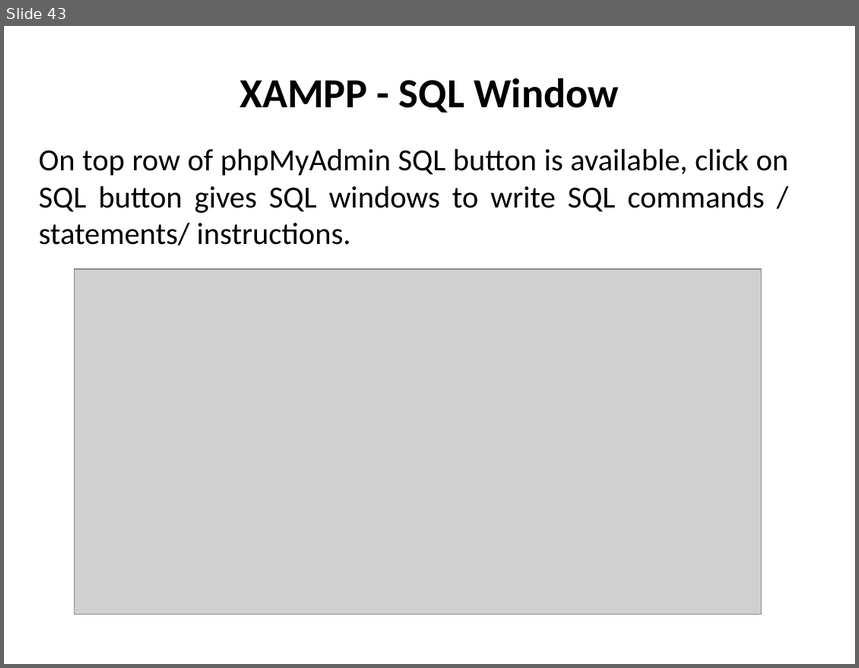
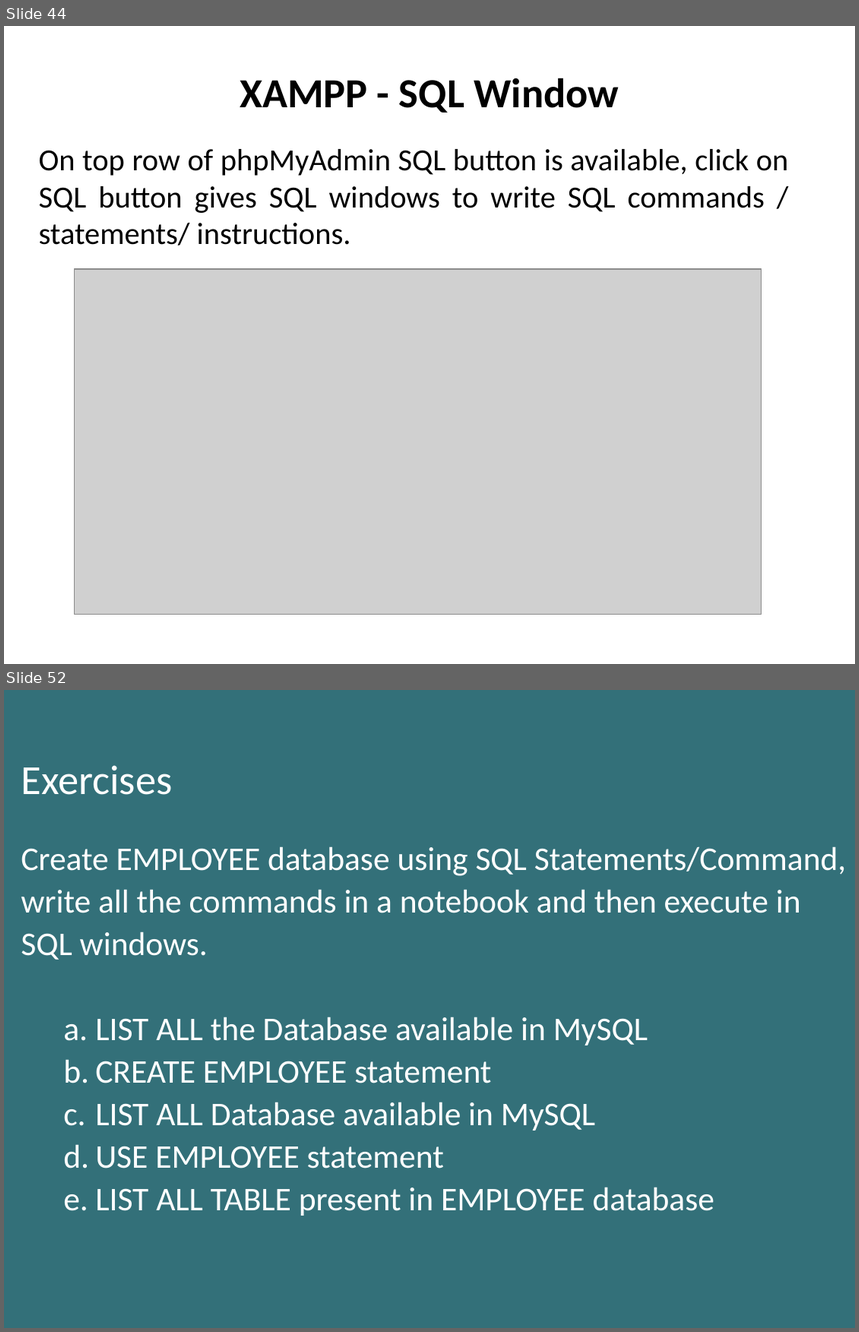
Before and after one commit to sitmbadept/sitmbadept.github.io, a slide deck: 2023/UNIT_1/WIP/Database.pptx. Shown one above the other, each under a label of ours: slide 43 before the commit, slides 44 and 52 after it; the slides between them are not shown. The pictures are 859x668 and 859x1332 pixels, drawn with LibreOffice and Linux fonts; fonts in the diff are those of the drawing; grey boxes stand for pictures. Boxes give left, top, right and bottom in pixels: in the first picture for what was removed or moved away, otherwise in the second. Text is boxed around its words. In the diff, an @@ line names an element or a change of style, - is before the commit and + after.

```diff
--- a/2023/UNIT_1/WIP/Database.pptx
+++ b/2023/UNIT_1/WIP/Database.pptx
@@ slide 52 added at box(4, 690, 855, 1328), background #33707A @@
@@ title added at box(21, 765, 173, 795), 35 pt, text #FFFFFF @@
+Exercises
@@ text added at box(21, 847, 846, 1216), 28 pt, text #FFFFFF @@
+Create EMPLOYEE database using SQL Statements/Command, write all the commands in a notebook and then execute in SQL windows.
+  a. LIST ALL the Database available in MySQL
+  b. CREATE EMPLOYEE statement
+  c. LIST ALL Database available in MySQL
+  d. USE EMPLOYEE statement
+  e. LIST ALL TABLE present in EMPLOYEE database
@@ what was slide 43 is now slide 44 @@
```
Also in this commit, not shown: 1 slide changed, 8 other slides added.
